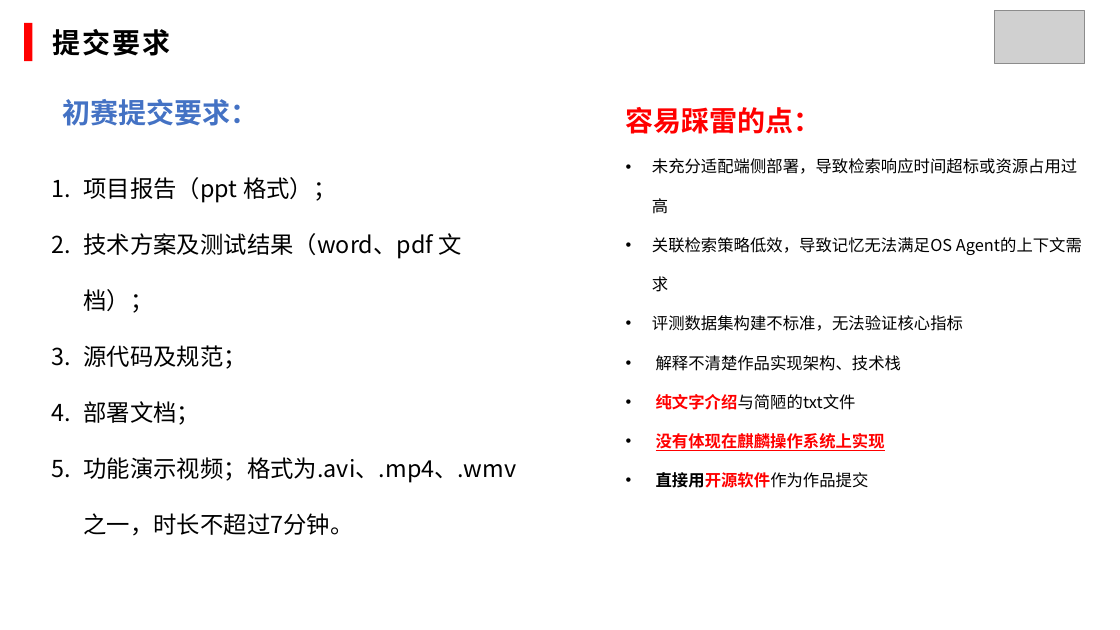
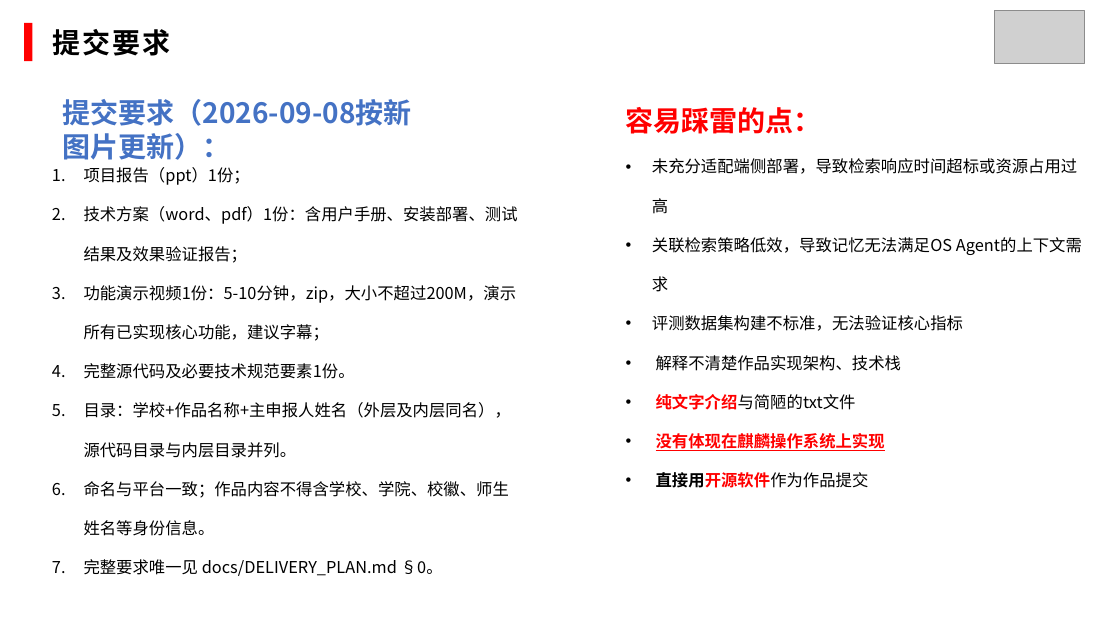
Before and after one commit to PlutoKeating/Project.PIXIU, a slide deck: slide 21 of docs/完整赛题要求.pptx. Drawn at 1120x630 pixels with LibreOffice and Linux fonts; fonts in the diff are those of the drawing; grey boxes stand for pictures. Boxes give left, top, right and bottom in pixels: in the first picture for what was removed or moved away, otherwise in the second. Text is boxed around its words. In the diff, an @@ line names an element or a change of style, - is before the commit and + after.

Commit message:
docs(delivery): replace superseded submission rules with four required works

```diff
--- a/docs/完整赛题要求.pptx
+++ b/docs/完整赛题要求.pptx
@@ text at <box>63,99,412,126</box>: text changed @@
-初赛提交要求：
+提交要求（2026-09-08按新图片更新）：
@@ text at <box>84,167,518,575</box>: text changed; size 20 to 14 pt @@
-1. 项目报告（ppt 格式）；
-2. 技术方案及测试结果（word、pdf 文档）；
-3. 源代码及规范；
-4. 部署文档；
-5. 功能演示视频；格式为.avi、.mp4、.wmv之一，时长不超过7分钟。
+1. 项目报告（ppt）1份；
+2. 技术方案（word、pdf）1份：含用户手册、安装部署、测试结果及效果验证报告；
+3. 功能演示视频1份：5-10分钟，zip，大小不超过200M，演示所有已实现核心功能，建议字幕；
+4. 完整源代码及必要技术规范要素1份。
+5. 目录：学校+作品名称+主申报人姓名（外层及内层同名），源代码目录与内层目录并列。
+6. 命名与平台一致；作品内容不得含学校、学院、校徽、师生姓名等身份信息。
+7. 完整要求唯一见 docs/DELIVERY_PLAN.md §0。
```
Also in this commit, not shown: 10 other files.
